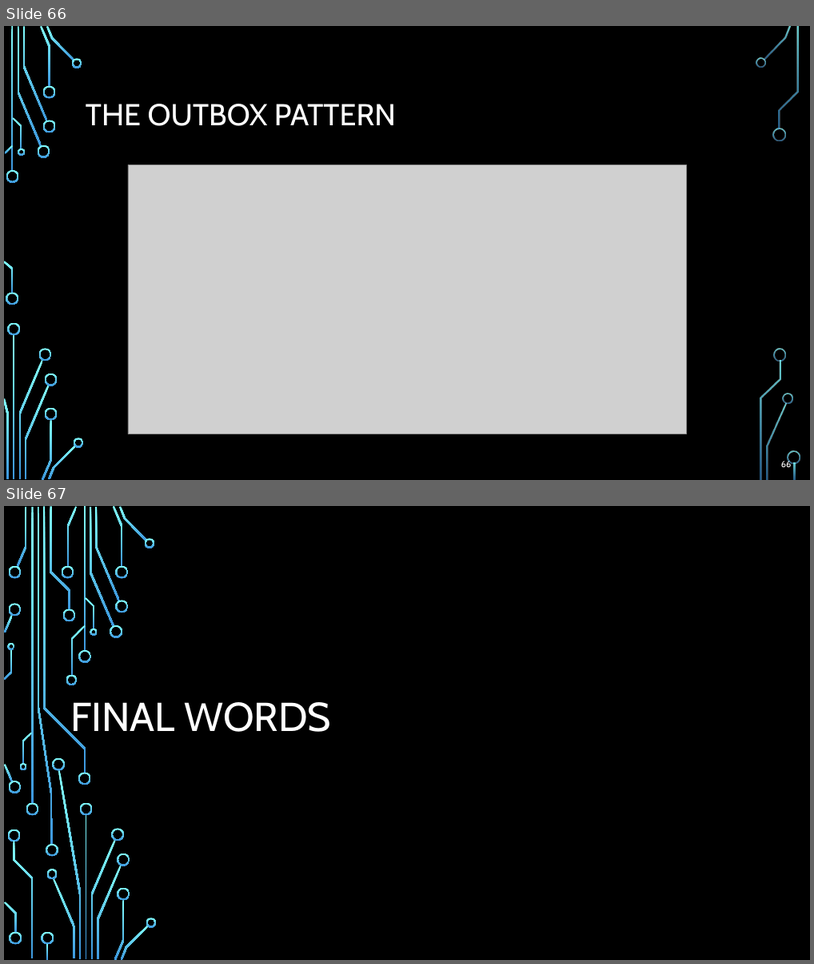
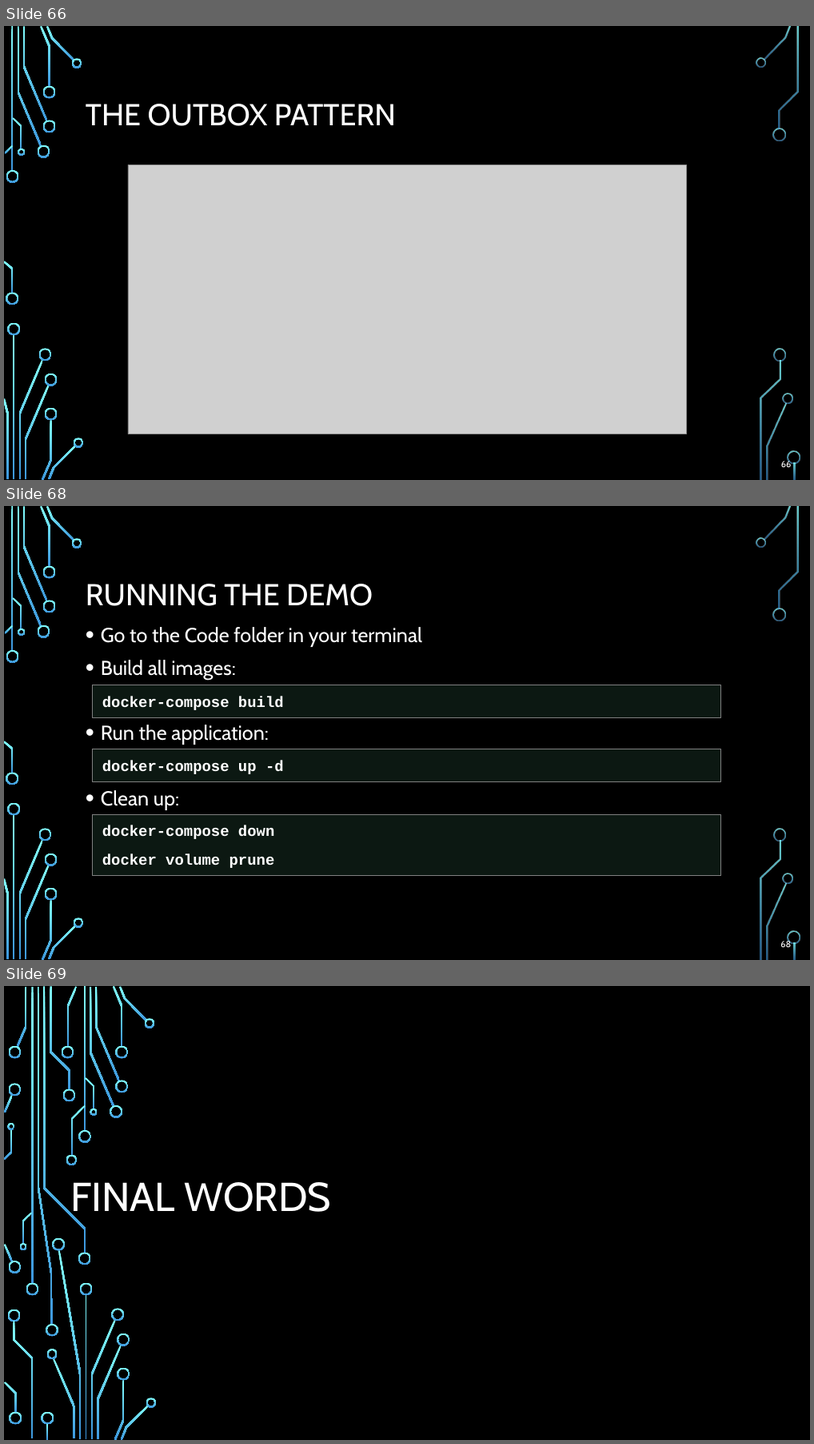
Before and after one commit to ivaylokenov/Microservices-Eventual-Consistency-Done-Right, a slide deck: Presentation.pptx. Shown one above the other, each under a label of ours: slides 66 and 67 before the commit, slides 66, 68 and 69 after it; the slides between them are not shown. The pictures are 814x964 and 814x1444 pixels, drawn with LibreOffice and Linux fonts; fonts in the diff are those of the drawing; grey boxes stand for pictures; background and template pictures are left out. Boxes give left, top, right and bottom in pixels: in the first picture for what was removed or moved away, otherwise in the second. Text is boxed around its words. In the diff, an @@ line names an element or a change of style, - is before the commit and + after.

Commit message:
Updated presentation

```diff
--- a/Presentation.pptx
+++ b/Presentation.pptx
@@ slide 68 added at [4,506,810,960], background picture (left out); not listed: 36 template elements that a slide beside it also shows @@
@@ title added at [86,584,373,606], 36 pt, text #FFFFFF @@
+RUNNING THE DEMO
@@ text added at [101,627,422,810], 24 pt, text #FFFFFF @@
+• Go to the Code folder in your terminal
+• Build all images:
+• Run the application:
+• Clean up:
@@ rectangle added at [93,684,722,717], fill #54A77D at 15% opacity, outline #808080 1 pt, 18 pt, text #FFFFFF, bold @@
+docker-compose build
@@ rectangle added at [93,749,722,782], fill #54A77D at 15% opacity, outline #808080 1 pt, 18 pt, text #FFFFFF, bold @@
+docker-compose up -d
@@ rectangle added at [93,814,722,875], fill #54A77D at 15% opacity, outline #808080 1 pt, 18 pt, text #FFFFFF, bold @@
+docker-compose down
+docker volume prune
@@ page number added at [781,940,791,947], 10.5 pt, text #FFFFFF @@
+68
@@ what was slide 67 is now slide 69 @@
```
Also in this commit, not shown: 1 other slide added.
